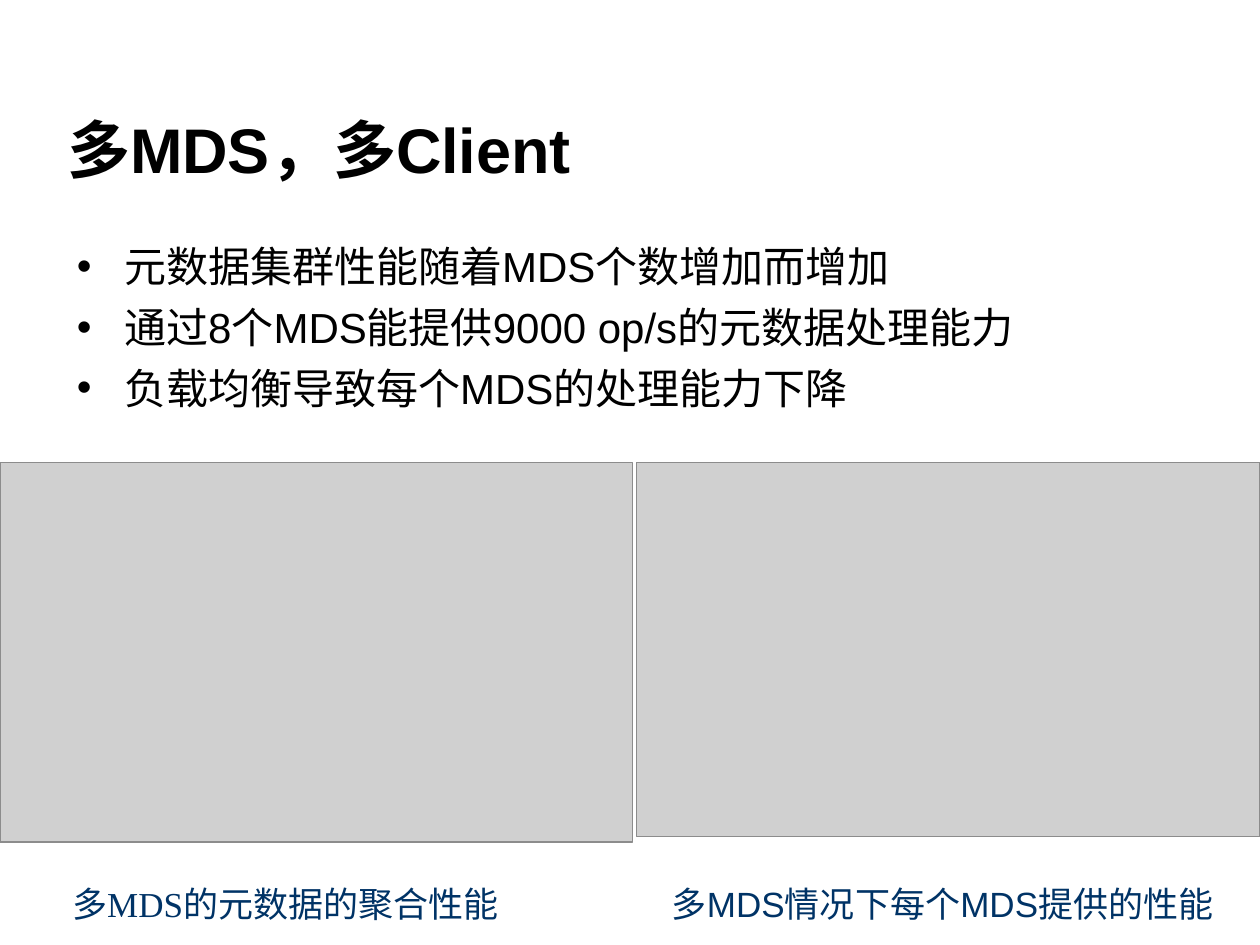
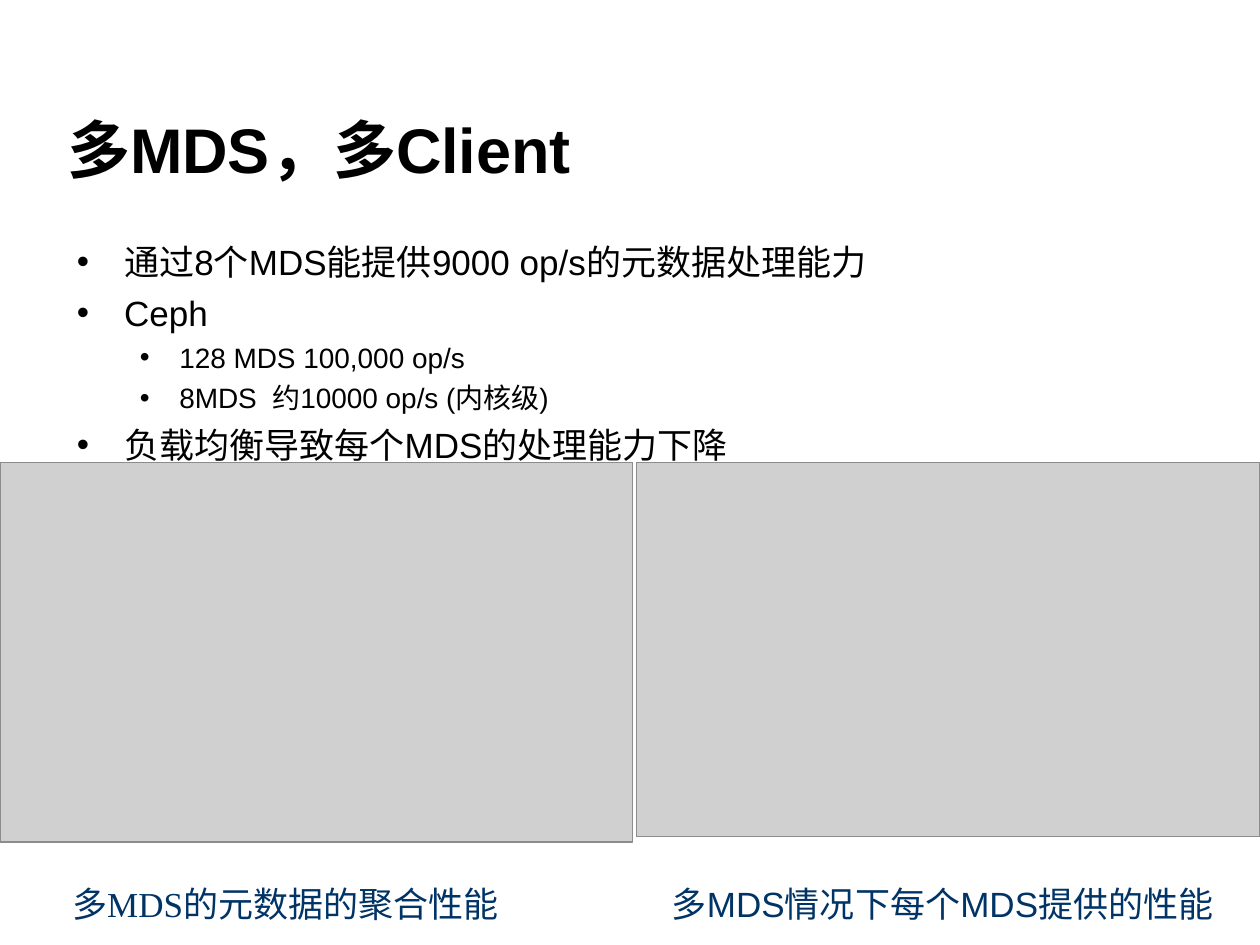
Before and after one commit to cheliequan/idning-paper, a slide deck: slide 25 of draft/答辩.ppt (slide 21 before the commit). Drawn at 1260x945 pixels with LibreOffice and Linux fonts; fonts in the diff are those of the drawing; grey boxes stand for pictures; background and template pictures are left out. Boxes give left, top, right and bottom in pixels: in the first picture for what was removed or moved away, otherwise in the second. Text is boxed around its words. In the diff, an @@ line names an element or a change of style, - is before the commit and + after.

```diff
--- a/draft/答辩.ppt
+++ b/draft/答辩.ppt
@@ text at bbox=[124, 246, 889, 286]: paragraph removed @@
-• 元数据集群性能随着MDS个数增加而增加
@@ text at bbox=[124, 245, 867, 467]: size 24 to 20 pt in "通过8个MDS能提供9000 op/s的元数据处理能力", "负载均衡导致每个MDS的处理能力下降"; less space between paragraphs @@
@@ text at bbox=[124, 300, 548, 413]: paragraphs added @@
+• Ceph
+  • 128 MDS 100,000 op/s
+  • 8MDS 约10000 op/s (内核级)
```
Also in this commit, not shown: 8 other slides changed, 5 slides added.
